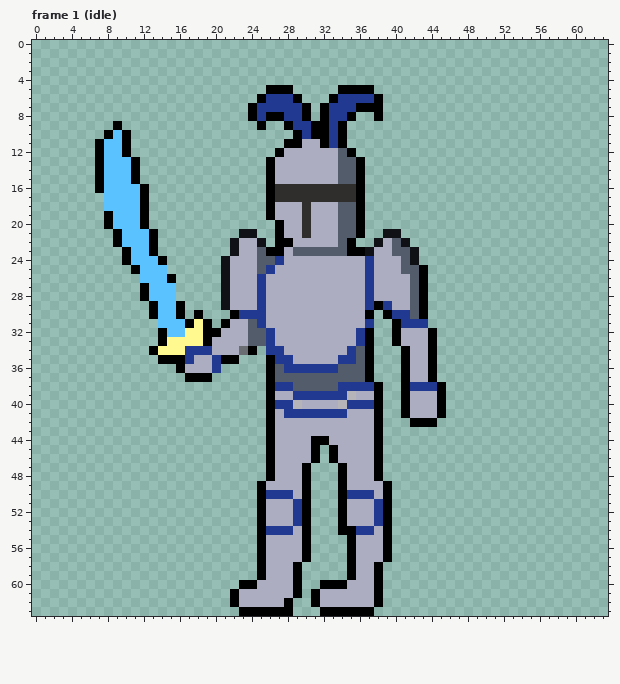
A pixel-art file gets an edit: Assets/DawnyArt/generic knighttm.aseprite. Above is the file before it was changed.
64x64 pixels, 31 frames. Colours within 5 levels of each other are drawn and written as one. Shown: frame 1 (idle). The commit also changed other frames, which this record leaves out.
After:
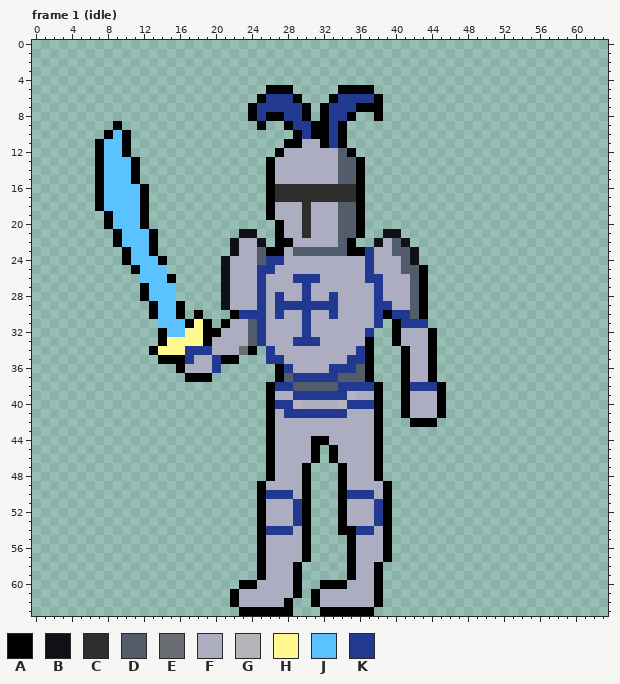
Palette (. is transparent): A #000000  B #101116  C #302d2d  D #535c6a  E #6a6d72  F #adadc1  G #b5b5b9  H #fff98f  J #59c2ff  K #213991
Edits made:
{"where": "frame 1 (idle), layer \"Layer 1\""}
{"frame":1,"y":17,"x":7,"old":".","new":"A"}
{"frame":1,"y":18,"x":7,"old":".","new":"A"}
{"frame":1,"y":23,"x":37,"old":"B","new":"K"}
{"frame":1,"y":24,"x":26,"old":"D","new":"K"}
{"frame":1,"y":25,"x":25,"old":"D","new":"K"}
{"frame":1,"y":26,"x":29,"old":"FFF","new":"KKK"}
{"frame":1,"y":26,"x":38,"old":"F","new":"K"}
{"frame":1,"y":27,"x":30,"old":"F","new":"K"}
{"frame":1,"y":27,"x":37,"old":"KF","new":"FK"}
{"frame":1,"y":28,"x":27,"old":"F","new":"K"}
{"frame":1,"y":28,"x":30,"old":"F","new":"K"}
{"frame":1,"y":28,"x":33,"old":"F","new":"K"}
{"frame":1,"y":28,"x":37,"old":"KF","new":"FK"}
{"frame":1,"y":29,"x":27,"old":"FFFFFFF","new":"KKKKKKK"}
{"frame":1,"y":29,"x":37,"old":"KA","new":"FK"}
{"frame":1,"y":30,"x":27,"old":"F","new":"K"}
{"frame":1,"y":30,"x":30,"old":"F","new":"K"}
{"frame":1,"y":30,"x":33,"old":"F","new":"K"}
{"frame":1,"y":30,"x":37,"old":"A.","new":"FK"}
{"frame":1,"y":31,"x":30,"old":"F","new":"K"}
{"frame":1,"y":31,"x":37,"old":"K.","new":"FK"}
{"frame":1,"y":32,"x":25,"old":"DK","new":"KF"}
{"frame":1,"y":32,"x":30,"old":"F","new":"K"}
{"frame":1,"y":32,"x":36,"old":"KA","new":"FK"}
{"frame":1,"y":33,"x":25,"old":"DK","new":"KF"}
{"frame":1,"y":33,"x":29,"old":"FFF","new":"KKK"}
{"frame":1,"y":33,"x":36,"old":"K","new":"F"}
{"frame":1,"y":34,"x":27,"old":"K","new":"F"}
{"frame":1,"y":34,"x":35,"old":"KD","new":"FK"}
{"frame":1,"y":35,"x":26,"old":"A","new":"K"}
{"frame":1,"y":35,"x":28,"old":"K","new":"F"}
{"frame":1,"y":35,"x":34,"old":"K","new":"F"}
{"frame":1,"y":35,"x":36,"old":"D","new":"K"}
{"frame":1,"y":36,"x":26,"old":"AD","new":".A"}
{"frame":1,"y":36,"x":29,"old":"KKKK","new":"FFFF"}
{"frame":1,"y":36,"x":34,"old":"DD","new":"KK"}
{"frame":1,"y":37,"x":26,"old":"AD","new":".A"}
{"frame":1,"y":37,"x":29,"old":"DDDDD","new":"KKKKK"}
